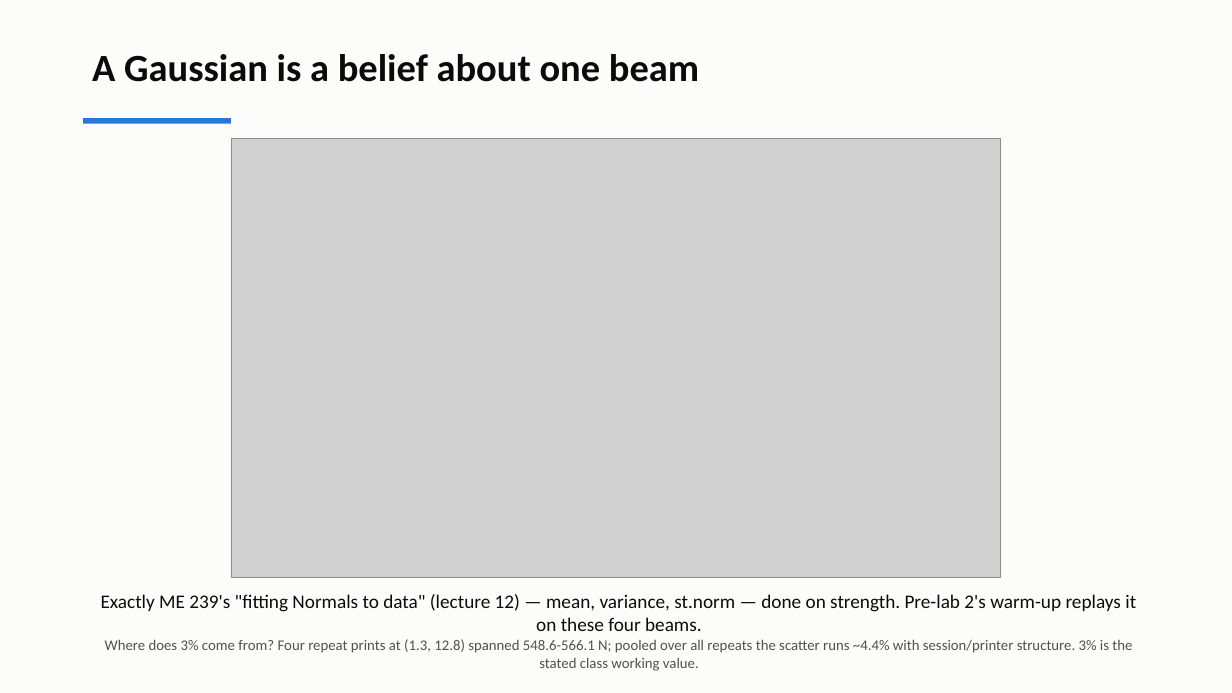
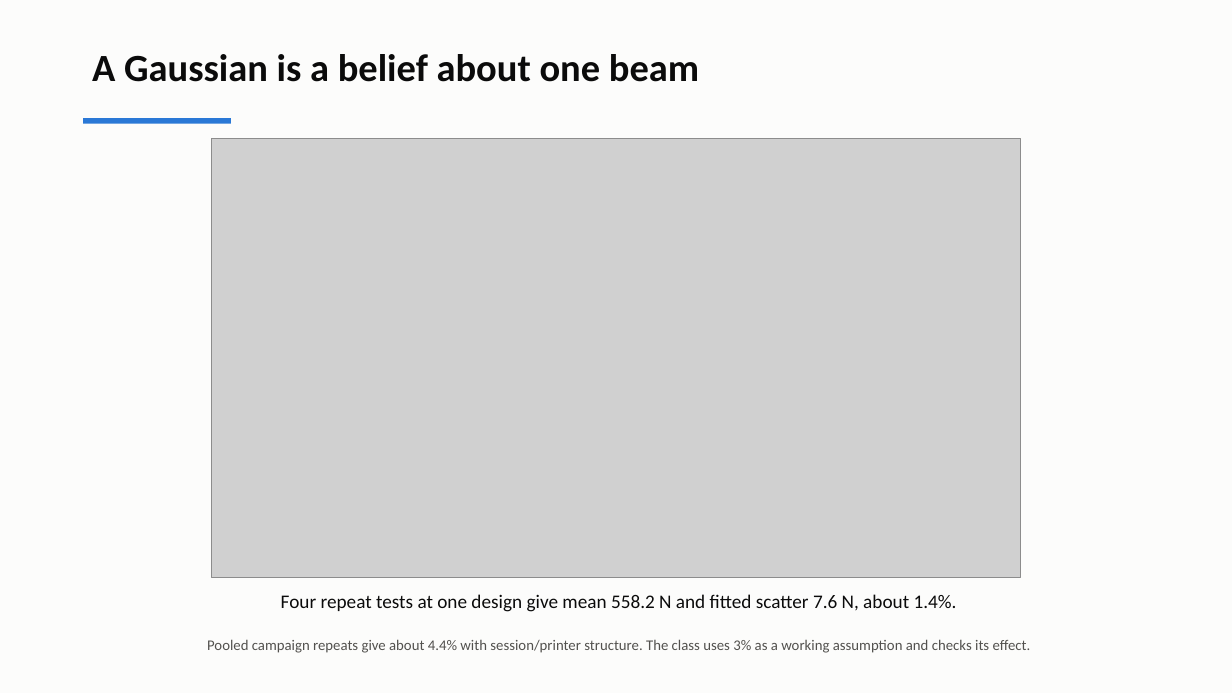
Before and after one commit to andrewvoss8-boop/core-me-data-science-activities-public, a slide deck: slide 5 of me323/Module1_drafts/ME323_Module1_Lecture2.pptx. Drawn at 1232x693 pixels with LibreOffice and Linux fonts; fonts in the diff are those of the drawing; grey boxes stand for pictures. Boxes give left, top, right and bottom in pixels: in the first picture for what was removed or moved away, otherwise in the second. Text is boxed around its words. In the diff, an @@ line names an element or a change of style, - is before the commit and + after.

```diff
--- a/me323/Module1_drafts/ME323_Module1_Lecture2.pptx
+++ b/me323/Module1_drafts/ME323_Module1_Lecture2.pptx
@@ picture: place and size @@
-picture at box(232, 139, 1000, 578)
+picture at box(212, 139, 1021, 578)
@@ text at box(281, 594, 957, 612): text changed @@
-Exactly ME 239's "fitting Normals to data" (lecture 12) — mean, variance, st.norm — done on strength. Pre-lab 2's warm-up replays it on these four beams.
+Four repeat tests at one design give mean 558.2 N and fitted scatter 7.6 N, about 1.4%.
@@ text at box(207, 639, 1031, 653): text changed @@
-Where does 3% come from? Four repeat prints at (1.3, 12.8) spanned 548.6-566.1 N; pooled over all repeats the scatter runs ~4.4% with session/printer structure. 3% is the stated class working value.
+Pooled campaign repeats give about 4.4% with session/printer structure. The class uses 3% as a working assumption and checks its effect.
```
Also in this commit, not shown: 10 other slides changed, 6 slides added, 5 slides removed, 9 other files.
